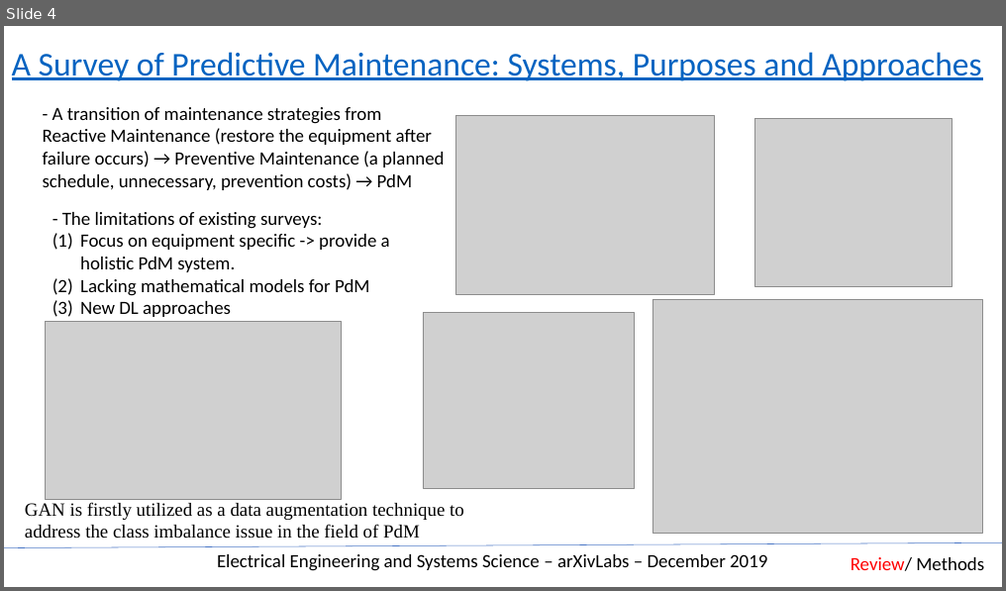
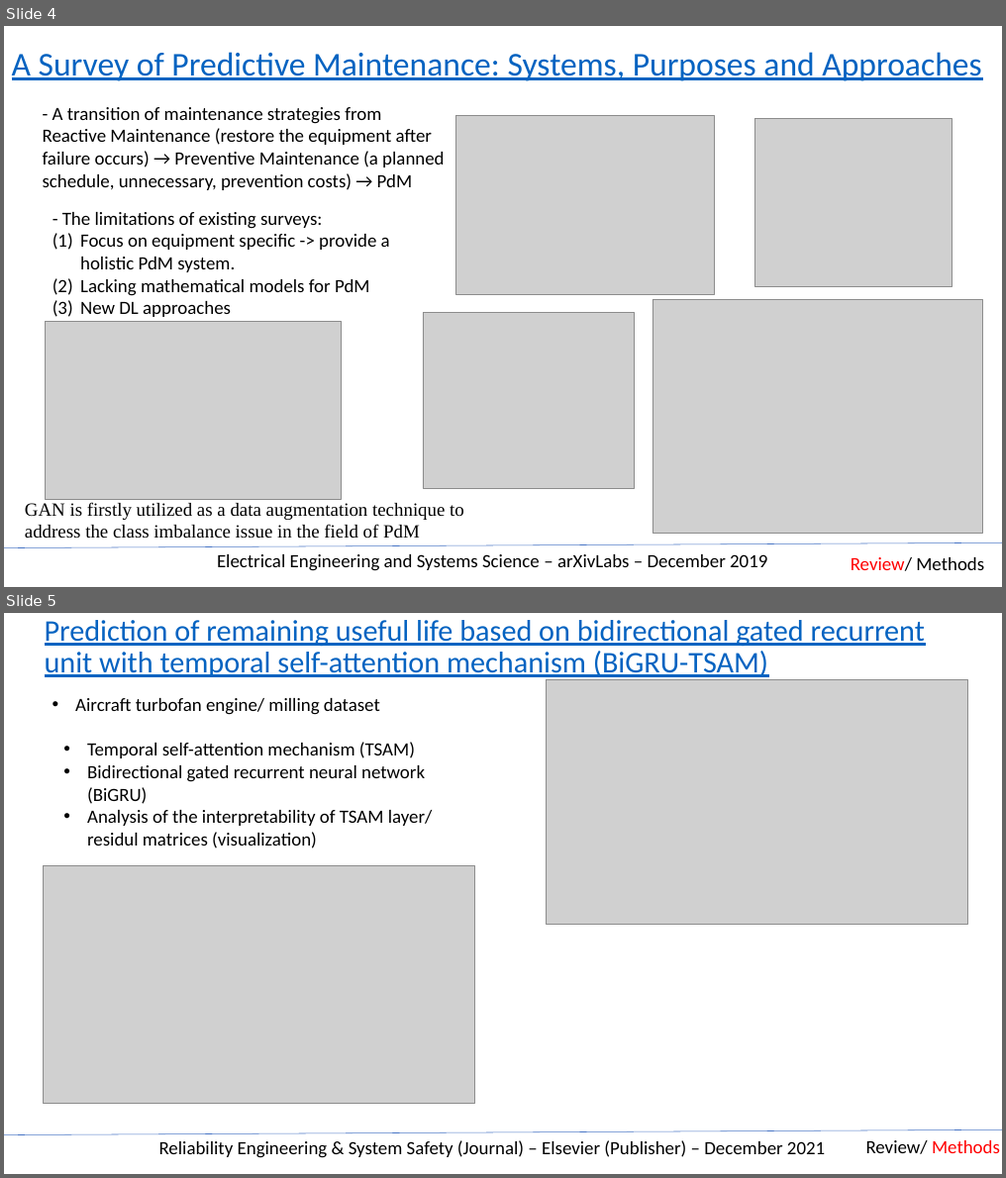
Before and after one commit to mrtrunghieu1/predictive-maintenance-awesome, a slide deck: slides/PredictiveMaintainance_Review.pptx. Shown one above the other, each under a label of ours: slide 4 before the commit, slides 4 and 5 after it. The pictures are 1006x591 and 1006x1178 pixels, drawn with LibreOffice and Linux fonts; fonts in the diff are those of the drawing; grey boxes stand for pictures. Boxes give left, top, right and bottom in pixels: in the first picture for what was removed or moved away, otherwise in the second. Text is boxed around its words. In the diff, an @@ line names an element or a change of style, - is before the commit and + after.

```diff
--- a/slides/PredictiveMaintainance_Review.pptx
+++ b/slides/PredictiveMaintainance_Review.pptx
@@ slide 5 added at [4,613,1002,1174], background #FFFFFF @@
@@ title added at [45,620,925,680], 28.8 pt, text #0563C1, underline @@
+Prediction of remaining useful life based on bidirectional gated recurrent
+unit with temporal self-attention mechanism (BiGRU-TSAM)
@@ text added at [75,698,380,715], 18 pt, text #000000 @@
+• Aircraft turbofan engine/ milling dataset
@@ picture added at [546,679,968,925] @@
@@ text added at [87,742,433,849], 18 pt, text #000000 @@
+• Temporal self-attention mechanism (TSAM)
+• Bidirectional gated recurrent neural network (BiGRU)
+• Analysis of the interpretability of TSAM layer/ residul matrices (visualization)
@@ picture added at [43,866,475,1104] @@
@@ line added from (4, 1136) to (1002, 1131), #4472C4 0.5 pt @@
@@ text added at [159,1141,825,1158], 18 pt, text #000000 @@
+Reliability Engineering & System Safety (Journal) – Elsevier (Publisher) – December 2021
@@ text added at [866,1141,1000,1155], 18 pt, text #000000 @@
+Review/ Methods
```
Also in this commit, not shown: 4 slides changed, 2 other slides added.
